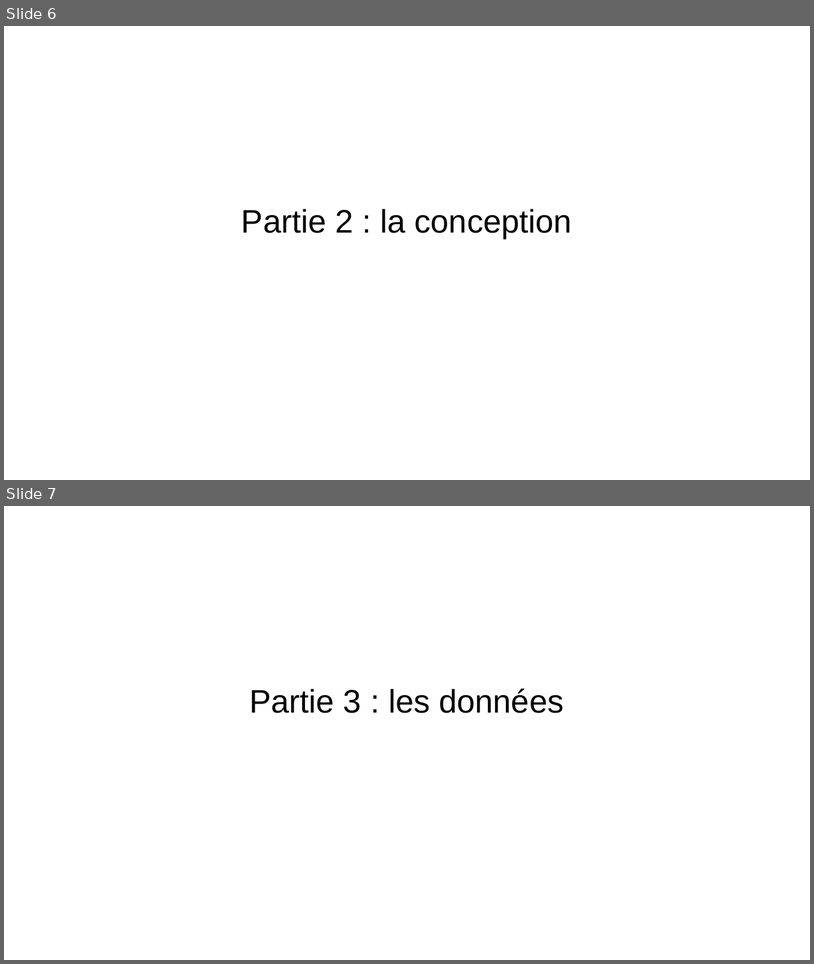
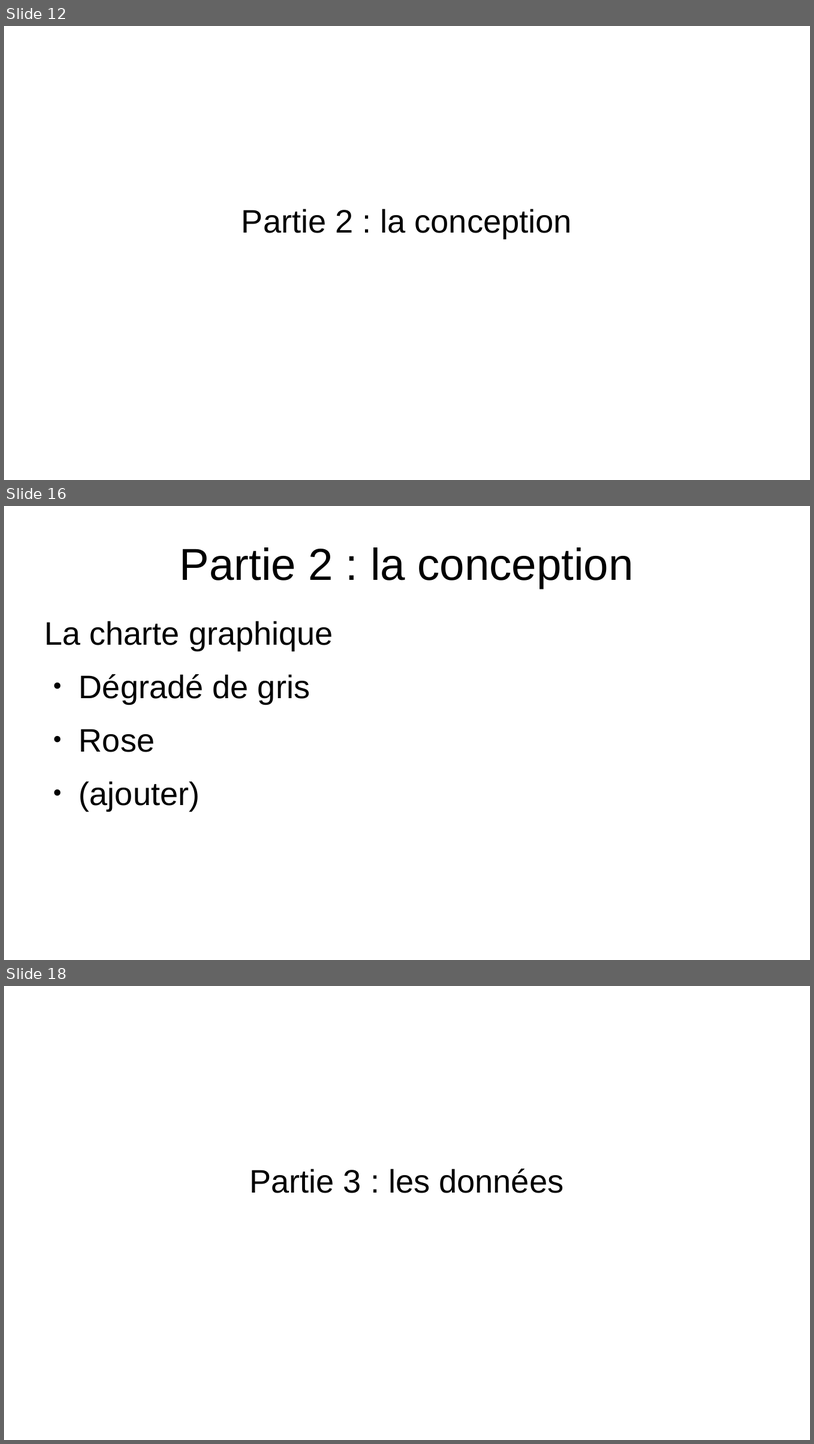
Before and after one commit to EmmaBroudic/Projet-Nooky, a slide deck: doc/Nooky.odp. Shown one above the other, each under a label of ours: slides 6 and 7 before the commit, slides 12, 16 and 18 after it; the slides between them are not shown. The pictures are 814x964 and 814x1444 pixels, drawn with LibreOffice and Linux fonts; fonts in the diff are those of the drawing. Boxes give left, top, right and bottom in pixels: in the first picture for what was removed or moved away, otherwise in the second. Text is boxed around its words. In the diff, an @@ line names an element or a change of style, - is before the commit and + after.

```diff
--- a/doc/Nooky.odp
+++ b/doc/Nooky.odp
@@ slide 16 added at (4, 506, 810, 960), background #FFFFFF @@
@@ title added at (180, 547, 634, 588), 44 pt, text #000000 @@
+Partie 2 : la conception
@@ text added at (44, 621, 333, 810), 32 pt, text #000000 @@
+La charte graphique
+● Dégradé de gris
+● Rose
+● (ajouter)
@@ what was slide 6 is now slide 12 @@
@@ what was slide 7 is now slide 18 @@
```
Also in this commit, not shown: 10 other slides added, 3 other files.
